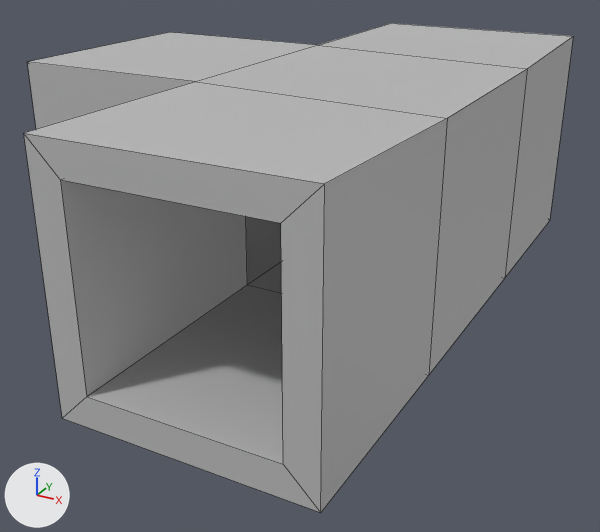
The FBX model Assets/Models/v1 basic shapes/t split hollow.fbx as it was, and as the next commit left it.
Before and after are seen from a camera (50 mm lens) standing at (10.01, -18.88, 3.01) and looking at (3.41, -6.88, -2.99). Lighting does not change. The marker at lower left points along +X, +Y and +Z. Mesh edges are drawn as thin lines. Where no turn or scale is listed for an object, it has been applied to the vertices.

Script lines for the objects in view, before the commit:
```python
me_mesh = bpy.data.meshes.new('Mesh')
me_mesh.from_pydata(...)  # 40 vertices, 42 faces; spans x 0.0..7.5, y -4.0..7.0, z -3.5..0.5
me_mesh.materials.append(mat_lambert1)  # grey #bcbcbc
ob_t_split_hollow = bpy.data.objects.new('T_Split_hollow', me_mesh)
ob_t_split_hollow.location = (-1.0, -8.0, 0.0)
```
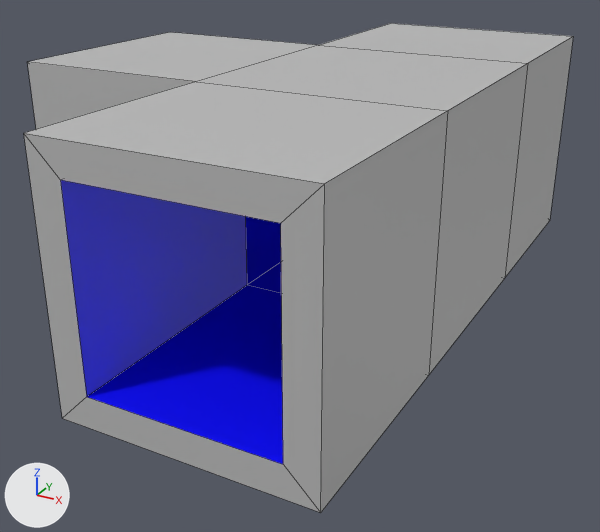
Boxes (x1, y1, x2, y2) around the edits, measured in the pictures (600 x 532 px):
part 1 of me_mesh, recoloured (grey to blue)
    both: (60, 180, 283, 464)

The edits, one by one:
Material 'Inside_Wall' (mat_inside_wall) is new.
Its base color is (0.0, 0.0, 1.0) (blue #0000ff).
me_mesh has 40 vertices, 42 faces and spans x 0.0..7.5, y -4.0..7.0, z -3.5..0.5.
me_mesh is used by ob_t_split_hollow; location (-1.0, -8.0, 0.0).
me_mesh part 1: all 15 faces centred in x 2.0..7.0, y -2.0..5.0, z -3.0..0.0 switch from mat_lambert1 (grey #bcbcbc) to mat_inside_wall (blue #0000ff).
